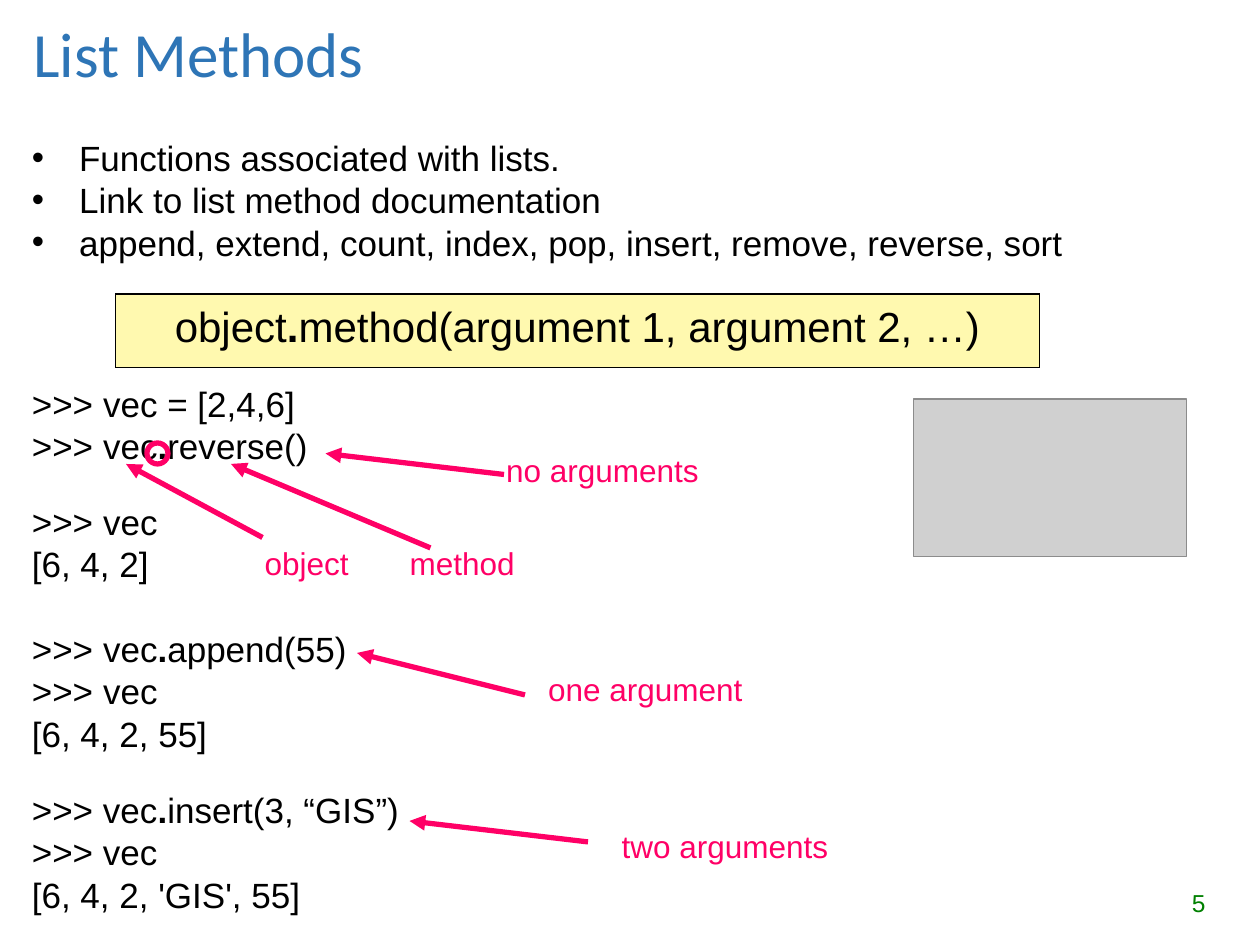
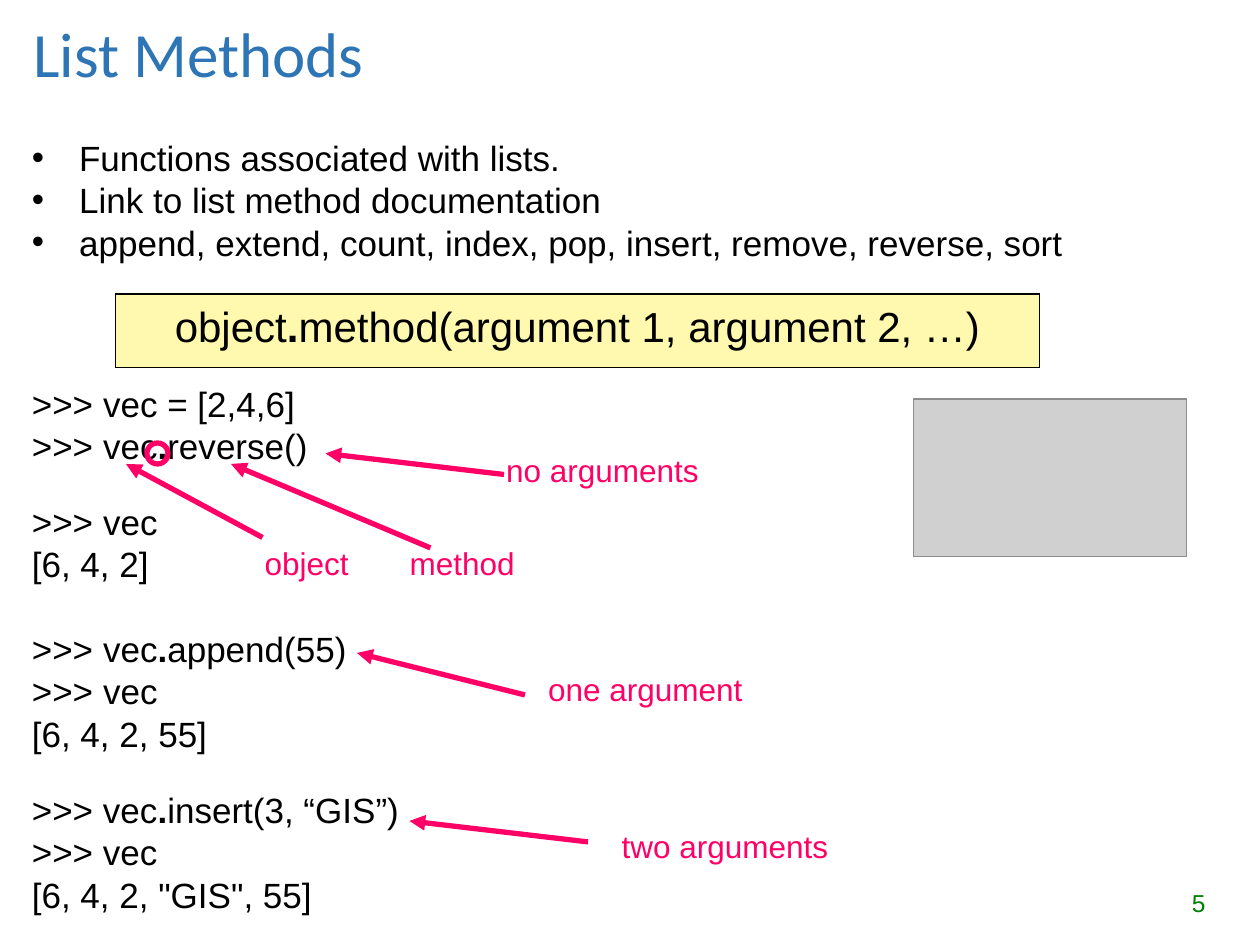
Before and after one commit to lgtateos/gis540, a slide deck: slide 5 of slides/lists_and_tuples.ppt. Drawn at 1260x945 pixels with LibreOffice and Linux fonts; fonts in the diff are those of the drawing; grey boxes stand for pictures. Boxes give left, top, right and bottom in pixels: in the first picture for what was removed or moved away, otherwise in the second. Text is boxed around its words. In the diff, an @@ line names an element or a change of style, - is before the commit and + after.

```diff
--- a/slides/lists_and_tuples.ppt
+++ b/slides/lists_and_tuples.ppt
@@ text at (32, 882, 312, 914): text changed @@
-[6, 4, 2, 'GIS', 55]
+[6, 4, 2, "GIS", 55]
```
Also in this commit, not shown: 10 other slides changed.
